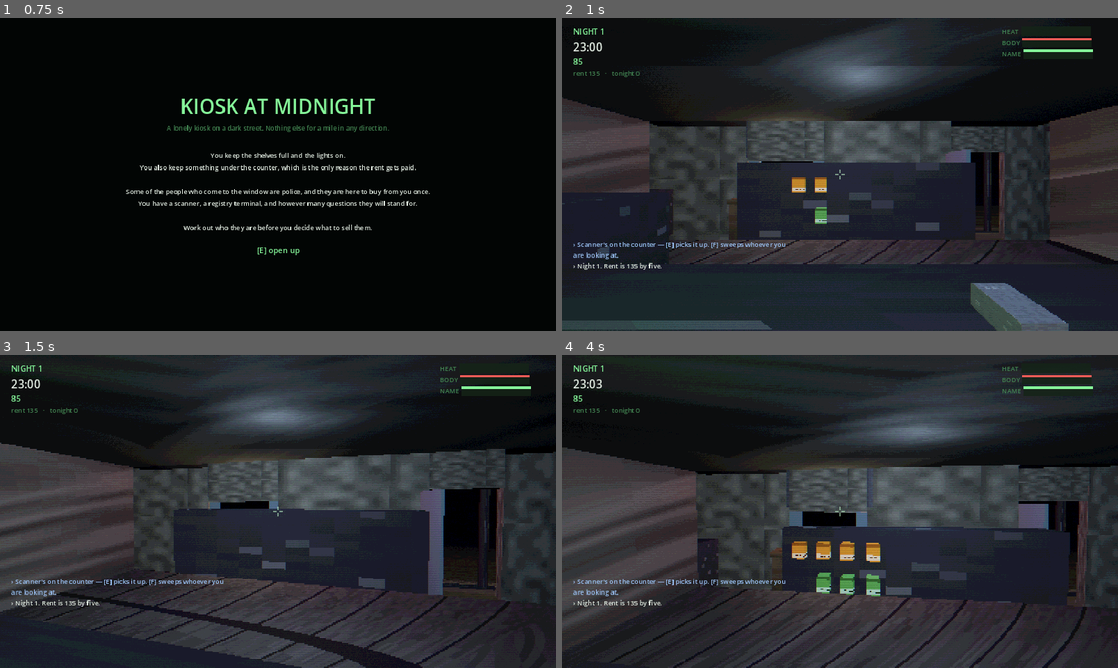
Above: before the commit, frames 1-4 (two rows, left to right).
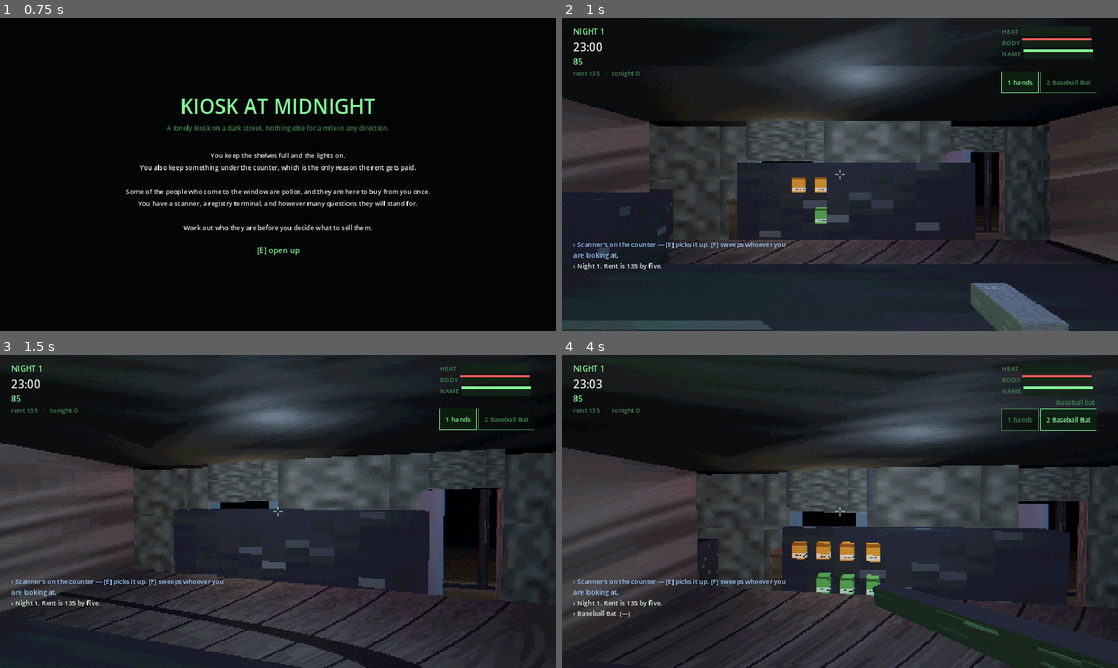
Above: after the commit, the same moments.

Repository: deeal87/Steam-game1
Game: Godot game, scene res://scenes/Boot.tscn
Same seed, same stepped clock (60 frames per second), same inputs: the game is played once before the commit and once after it.
Inputs (mouse positions are in pixels of both pictures, inside the frame that each line leads up to):
- Up to frame 1 (0.75 s): tap Enter at 0.5 s; move the mouse to (400, 158) at 0.52 s; hold D (move_right) from 0.53 s (still down); tap X (holster) at 0.6 s; click (400, 158) at 0.67 s
- Up to frame 2 (1 s): keep holding D (move_right); tap Space (jump) at 0.77 s; tap 1 (slot_1, bound only after the commit) at 0.8 s
- Up to frame 3 (1.5 s): tap Space (jump) at 1.07 s; move the mouse to (250, 511) at 1.27 s; release D (move_right) at 1.28 s; hold W (move_forward) from 1.28 s (still down); tap 1 (slot_1, bound only after the commit) at 1.35 s; click (250, 511) at 1.42 s
- Up to frame 4 (4 s): keep holding W (move_forward); tap Space (jump) at 1.52, 1.82, 3.02, 3.32, 3.77 s; tap 2 (slot_2, bound only after the commit) at 1.55, 2.1 s; move the mouse to (851, 505) at 2.02 s; click (851, 505) at 2.17 s; tap 3 (slot_3, bound only after the commit) at 2.3, 2.85 s; move the mouse to (834, 517) at 2.77 s; click (834, 517) at 2.92 s; tap 4 (slot_4, bound only after the commit) at 3.05, 3.6 s; move the mouse to (878, 514) at 3.52 s; click (878, 514) at 3.67 s; tap 5 (slot_5, bound only after the commit) at 3.8 s

Frame 1 is identical in both runs. In frame 2, 0.2% of the frame differs, in the area x 79-97%, y 17-24%; in frame 3, 0.2%; in frame 4, 3.6%, in the area x 2-100%, y 14-100%.

Commit message:
Seal the road, and put the hands on screen
Two from the second play session.

You could walk out of the world. The street had a wall at each end and one
along the back, and nothing at all on the far side of the road — where the
terrace is built as separate blocks with a random half-metre to two metres
between them, and the road surface stops a metre short of where those
blocks begin. Any one of those gaps was a way off the edge of the ground.
That is also, I think, the other half of "I still see the underground":
what is below the road is the sewer, and the way to look at it was to walk
somewhere the road is not.

There is a fence along the road edge now, and a test that walks the whole
boundary — 132 probes along both long edges looking outward, plus 363
probes straight down over the walkable strip — and fails if any of them
finds a way out or a patch with no ground under it. The tunnels had a test
that checked they were clear and never checked there was a way out; the
street had no boundary test at all.

And there was no way to see what you were carrying or to reach for
something directly. One key cycled, a line of text told you what you had
ended up with, and finding the bat meant pressing it repeatedly and
watching what turned up. There is a row in the corner now: everything you
own, numbered, with the one in your hands lit. Number keys reach straight
for a slot, the mouse wheel rolls through them, and X still cycles for
anyone who liked it. The number row does not clash with the dialogue keys —
those only do anything while a panel is open, and your hands are not in
play then.

Still open from the same session and not yet diagnosed: the table
disappearing at certain angles, customers standing inside the shelves, and
shelf stock not being visible where it should be. Those need looking at
properly rather than guessing, and the light-budget theory from the last
commit may cover the first of them.

Verified: smoke, balance and soak clean; all three platforms export.

Co-Authored-By: Claude Opus 5 <noreply@anthropic.com>
Claude-Session: https://claude.ai/code/session_01Y2H3cv3gXyithUA67HDMt6

Diff:
--- a/locale/kiosk.csv
+++ b/locale/kiosk.csv
@@ -8,6 +8,7 @@
   · %s,  · %s
 %d   +%d heat,%d   +%d heat
 %d   -%d,%d   -%d
+%d %s,%d %s
 "%d a unit · they go for %d–%d, depending who's asking","%d a unit · they go for %d–%d, depending who's asking"
 %d fps,%d fps
 %d item on the counter. Scan it.,%d item on the counter. Scan it.
@@ -782,6 +783,7 @@
 for the nights it goes badly,for the nights it goes badly
 green,green
 grey,grey
+hands,hands
 have: %d,have: %d
 melee,melee
 mother,mother
--- a/scripts/actors/Player.gd
+++ b/scripts/actors/Player.gd
@@ -263,6 +263,13 @@
 		return
 	if Input.is_action_just_pressed("holster"):
 		_cycle_weapon()
+	if Input.is_action_just_pressed("slot_next"):
+		_cycle_weapon()
+	if Input.is_action_just_pressed("slot_prev"):
+		_cycle_weapon(-1)
+	for slot in 5:
+		if Input.is_action_just_pressed("slot_%d" % (slot + 1)):
+			_select_slot(slot)
 	if Input.is_action_just_pressed("reload"):
 		_reload()
 	if Input.is_action_pressed("fire") and not equipped.is_empty():
@@ -511,11 +518,35 @@
 
 # --- Weapons -----------------------------------------------------------------
 
-func _cycle_weapon() -> void:
-	var owned := GameState.weapons.duplicate()
-	owned.push_front("")   # bare hands
+## What can be in your hands, in a fixed order: nothing, then everything you
+## own, in the order the shop lists it. Fixed so that slot three is the same
+## thing every time you reach for it.
+func hand_slots() -> Array[String]:
+	var out: Array[String] = [""]
+	for id: String in GameState.WEAPONS:
+		if GameState.has_weapon(id):
+			out.append(id)
+	return out
+
+
+## Reach straight for one. Out of range does nothing rather than wrapping —
+## pressing 4 with three slots should not quietly hand you the first.
+func _select_slot(index: int) -> void:
+	var owned := hand_slots()
+	if index < 0 or index >= owned.size() or owned[index] == equipped:
+		return
+	equipped = owned[index]
+	_after_hands_changed()
+
+
+func _cycle_weapon(step: int = 1) -> void:
+	var owned := hand_slots()
 	var idx := owned.find(equipped)
-	equipped = owned[(idx + 1) % owned.size()]
+	equipped = owned[wrapi(idx + step, 0, owned.size())]
+	_after_hands_changed()
+
+
+func _after_hands_changed() -> void:
 	_show_in_hand("weapon" if not equipped.is_empty() else "")
 	if equipped.is_empty():
 		Signals.notice.emit(Loc.t("Hands free."), "info")
--- a/scripts/autoload/InputSetup.gd
+++ b/scripts/autoload/InputSetup.gd
@@ -21,11 +21,24 @@
 	"cancel": [KEY_ESCAPE],
 	"restock": [KEY_Q],
 	"torch": [KEY_T],
+	# Direct slot selection. `holster` still cycles for anyone who prefers one
+	# key, but reaching for a specific thing should not mean pressing it four
+	# times and watching what turns up. The number row does not clash with the
+	# dialogue keys: those only do anything while a panel is open, and while a
+	# panel is open your hands are not in play.
+	"slot_1": [KEY_1],
+	"slot_2": [KEY_2],
+	"slot_3": [KEY_3],
+	"slot_4": [KEY_4],
+	"slot_5": [KEY_5],
 }
 
 const MOUSE_BINDINGS := {
 	"fire": MOUSE_BUTTON_LEFT,
 	"aim": MOUSE_BUTTON_RIGHT,
+	# The wheel, because that is where a first-person player's hand already is.
+	"slot_next": MOUSE_BUTTON_WHEEL_DOWN,
+	"slot_prev": MOUSE_BUTTON_WHEEL_UP,
 }
 
 ## Gamepad, laid out the way a first-person game on a pad is expected to be.
--- a/scripts/ui/HUD.gd
+++ b/scripts/ui/HUD.gd
@@ -20,6 +20,8 @@
 var _subtitle_timer: float = 0.0
 var _crosshair: Control
 var _hands: Label
+var _slots: HBoxContainer
+var _slots_signature: String = ""
 var _checkout: Label
 var _notices: Array[Dictionary] = []
 var _player: Player
@@ -95,6 +97,17 @@
 	_hands = UIKit.label("", UIKit.FONT_S, UIKit.GREEN_DIM)
 	_hands.horizontal_alignment = HORIZONTAL_ALIGNMENT_RIGHT
 	tr.add_child(_hands)
+
+	# What is in your hands, and what else you could have there.
+	#
+	# Cycling with one key and reading a line of text told you what you were
+	# holding but never what your choices were, so reaching for the bat meant
+	# pressing a key repeatedly and watching what came up. This is the row of
+	# things you own, numbered, with the one in your hands lit.
+	_slots = HBoxContainer.new()
+	_slots.alignment = BoxContainer.ALIGNMENT_END
+	_slots.add_theme_constant_override("separation", 4)
+	tr.add_child(_slots)
 
 	# The till display. Blank unless there is shopping on the counter.
 	_checkout = UIKit.label("", UIKit.FONT_M, UIKit.GREEN)
@@ -180,6 +193,32 @@
 	var hands := " · ".join(bits)
 	if hands != _hands.text:
 		_hands.text = hands
+	_refresh_slots()
+
+
+## Rebuilt only when the row actually changes — buying a weapon, or putting a
+## different one in your hands. Every frame would be a container reflow.
+func _refresh_slots() -> void:
+	var owned := _player.hand_slots()
+	var signature := "%s|%s" % [",".join(owned), _player.equipped]
+	if signature == _slots_signature:
+		return
+	_slots_signature = signature
+	for child in _slots.get_children():
+		child.queue_free()
+	for i in owned.size():
+		var id: String = owned[i]
+		var name := Loc.t("hands") if id.is_empty() \
+			else Loc.t(str(GameState.WEAPONS[id]["name"]))
+		var held := id == _player.equipped
+		var chip := UIKit.label(Loc.f("%d %s", [i + 1, name]), UIKit.FONT_S,
+			UIKit.GREEN if held else UIKit.GREEN_DIM)
+		var box := PanelContainer.new()
+		box.add_theme_stylebox_override("panel", UIKit.panel(
+			Color(0.05, 0.13, 0.07, 0.85) if held else Color(0.02, 0.05, 0.03, 0.6),
+			UIKit.GREEN if held else UIKit.GREEN_DIM))
+		box.add_child(chip)
+		_slots.add_child(box)
 
 
 func _refresh_stats() -> void:
--- a/scripts/world/StreetBuilder.gd
+++ b/scripts/world/StreetBuilder.gd
@@ -52,6 +52,21 @@
 		Vector3(World.STREET_EAST, 7.0, -3.0), world.mat("brick_far"), "EastEnd"))
 	street.add_child(ProcMesh.solid_box(Vector3(World.STREET_EAST - World.STREET_WEST, 14.0, 0.6),
 		Vector3(mid, 7.0, PAVEMENT_Z_MAX), world.mat("brick_far"), "BackFence"))
+
+	# And the far side of the road, which had nothing.
+	#
+	# The terrace over there is solid, but it is built as separate blocks with a
+	# random half-metre to two metres between them — and the road surface stops a
+	# metre short of where those blocks begin. So any one of those gaps was a way
+	# to walk off the edge of the ground: you drop out of the world, and on the
+	# way down you get a clear look at the sewer, which is the other half of why
+	# the tunnels were visible from the street.
+	#
+	# Placed at the road edge rather than behind the terrace, so it seals the
+	# gaps rather than the buildings. It is never seen — the terrace is in front
+	# of it and the fog takes whatever is left.
+	street.add_child(ProcMesh.solid_box(Vector3(World.STREET_EAST - World.STREET_WEST, 14.0, 0.6),
+		Vector3(mid, 7.0, ROAD_Z_MIN + 0.3), world.mat("brick_far"), "FarFence"))
 
 
 ## A terrace on the far side of the road, and blocks behind the kiosk. Both are
--- a/tests/SmokeTest.gd
+++ b/tests/SmokeTest.gd
@@ -56,6 +56,7 @@
 	await test_illicit_and_departure()
 	await test_violence()
 	await test_raid()
+	await test_world_is_sealed()
 	await test_panels()
 	await test_translation()
 	_report()
@@ -2617,6 +2618,60 @@
 	return str(collider.get_meta("interact")) == want_id
 
 
+## Walks the boundary of the street and checks you cannot get out of it.
+##
+## The road had a wall at each end and one along the back, and nothing at all on
+## the far side — where the terrace is built as separate blocks with random gaps
+## between them and the ground stops a metre short of where they start. Any of
+## those gaps dropped you out of the world, with a view of the sewer on the way.
+func test_world_is_sealed() -> void:
+	print("\nYou cannot walk out of the world:")
+	await get_tree().physics_frame
+	await get_tree().physics_frame
+
+	var space := _world.get_world_3d().direct_space_state
+	var leaks: Array[String] = []
+	var probes := 0
+
+	# Along both long edges, looking outward at head height.
+	for edge: Array in [["the far side of the road", -1.0], ["behind the kiosk", 1.0]]:
+		var dir: float = edge[1]
+		var z: float = (StreetBuilder.ROAD_Z_MIN + 1.2) if dir < 0.0 \
+			else (StreetBuilder.PAVEMENT_Z_MAX - 1.2)
+		var x := World.STREET_WEST + 2.0
+		while x < World.STREET_EAST - 2.0:
+			probes += 1
+			var from := Vector3(x, 1.2, z)
+			var query := PhysicsRayQueryParameters3D.create(from, from + Vector3(0, 0, dir * 4.0))
+			query.collision_mask = 1
+			if space.intersect_ray(query).is_empty():
+				leaks.append("%s at x %.0f" % [edge[0], x])
+			x += 1.5
+
+	_check(leaks.is_empty(), "the long edges are sealed (%d probes, %d ways out%s)" % [
+		probes, leaks.size(),
+		"" if leaks.is_empty() else ": " + ", ".join(leaks.slice(0, 4))])
+
+	# And there is ground under the whole walkable strip, so nothing to fall
+	# through even where the walls hold.
+	var holes := 0
+	var floor_probes := 0
+	var px := World.STREET_WEST + 2.0
+	while px < World.STREET_EAST - 2.0:
+		var pz := StreetBuilder.ROAD_Z_MIN + 1.0
+		while pz < StreetBuilder.PAVEMENT_Z_MAX - 1.0:
+			floor_probes += 1
+			var from := Vector3(px, 1.5, pz)
+			var q := PhysicsRayQueryParameters3D.create(from, from + Vector3(0, -3.0, 0))
+			q.collision_mask = 1
+			if space.intersect_ray(q).is_empty():
+				holes += 1
+			pz += 2.0
+		px += 3.0
+	_check(holes == 0, "there is ground everywhere you can stand (%d of %d probes found none)"
+		% [holes, floor_probes])
+
+
 func _report() -> void:
 	print("\n=== %s ===\n" % ("ALL CHECKS PASSED" if failures.is_empty() else "%d FAILED" % failures.size()))
 	for f in failures:
Not shown, changed: README.md
